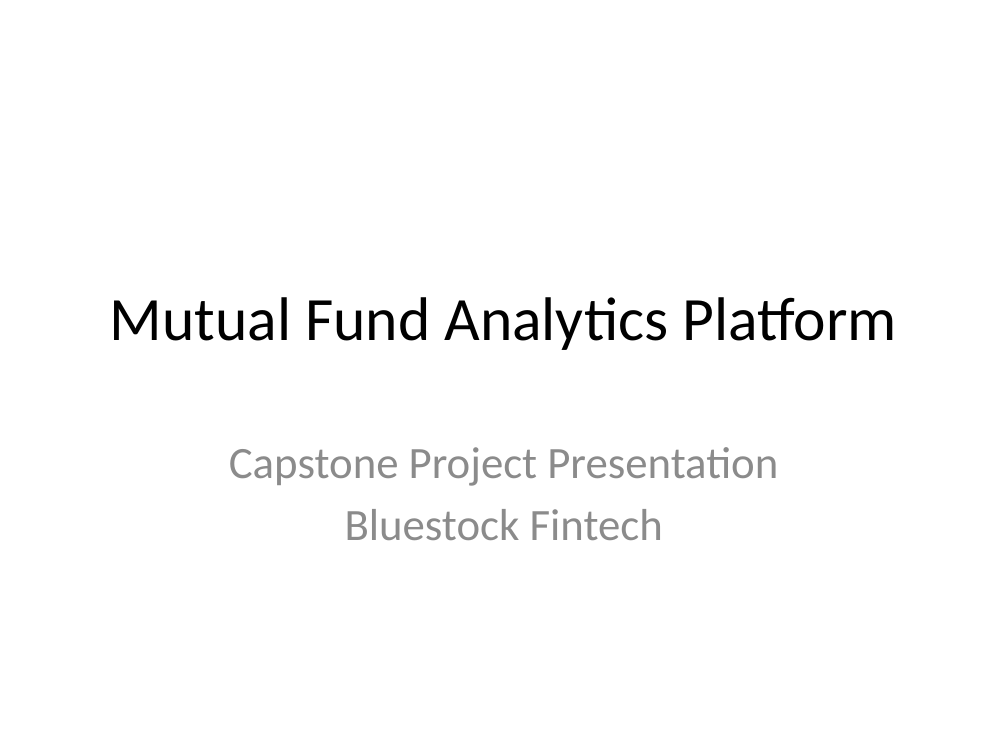
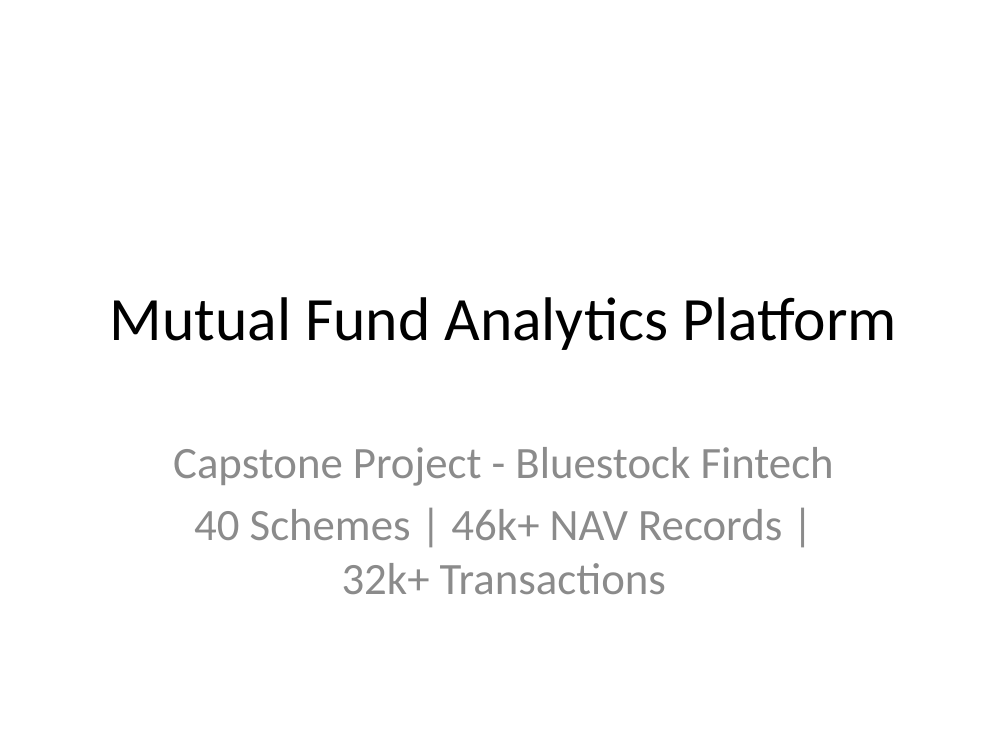
Before and after one commit to prathmeshnanda2007-sudo/MUTUAL-FUND-ANALYSIS, a slide deck: slide 1 of reports/Project_Presentation_Deck.pptx. Drawn at 1008x756 pixels with LibreOffice and Linux fonts; fonts in the diff are those of the drawing. Boxes give left, top, right and bottom in pixels: in the first picture for what was removed or moved away, otherwise in the second. Text is boxed around its words. In the diff, an @@ line names an element or a change of style, - is before the commit and + after.

```diff
--- a/reports/Project_Presentation_Deck.pptx
+++ b/reports/Project_Presentation_Deck.pptx
@@ subtitle at box(173, 447, 834, 594): text changed @@
-Capstone Project Presentation
-Bluestock Fintech
+Capstone Project - Bluestock Fintech
+40 Schemes | 46k+ NAV Records | 32k+ Transactions
```
Also in this commit, not shown: 5 other slides changed, 6 slides added, 6 slides removed, 11 other files.
